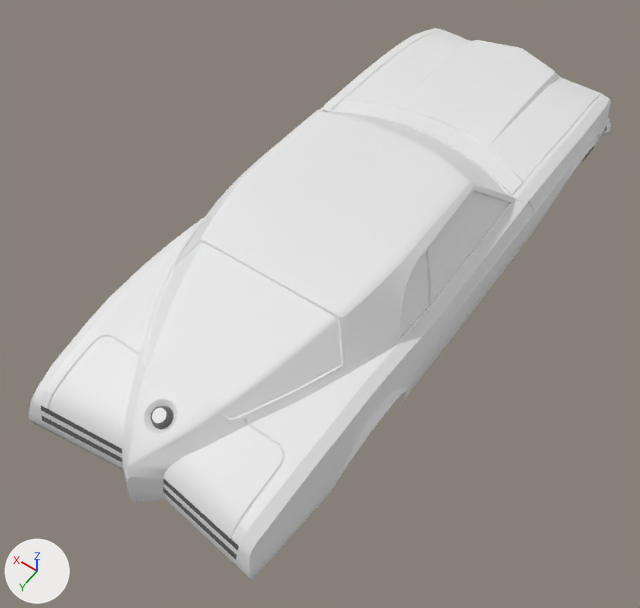
The FBX model Prototype/Assets/Game/V1/Art/Meshes/Vehicles/whiskey_boattail.fbx: old version first, new version second.
Camera for both pictures: a camera (50 mm lens) standing at (-0.261, 0.431, 0.617) and looking at (0.0, 0.065, 0.043). Lighting does not change. The marker at lower left points along +X, +Y and +Z. Where no turn or scale is listed for an object, it has been applied to the vertices. Vertices at the same position are counted once.

Names of what the first picture shows: 'Body_paintable', 'Chrome', 'Details', 'Doors_paintable', 'FrontFender_paintable', 'Hood_paintable', 'RearFender_paintable', 'Roof_unpaintable', 'Trunk_paintable', 'Windows'.
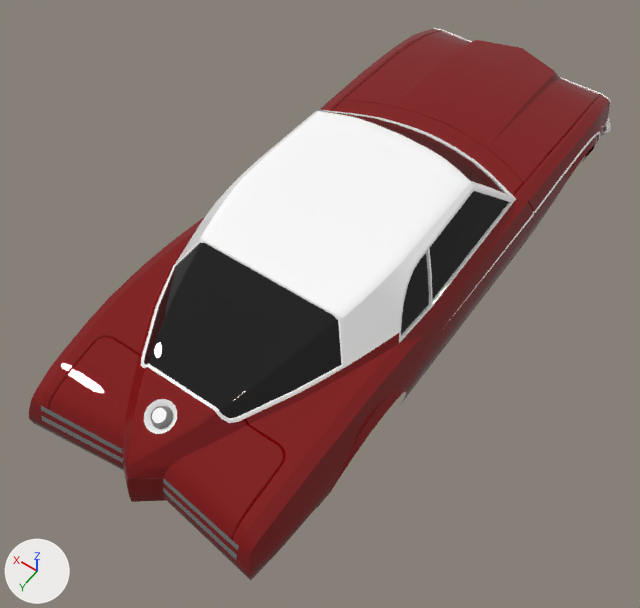
What differs and where, as boxes (x1, y1, x2, y2) in the pictures (640 x 608 px):
'Roof_unpaintable', recoloured: (175, 111, 473, 367) in both
'RearFender_paintable', recoloured (white to red): (29, 217, 533, 580) in both
'Windows', recoloured (white to black): (144, 111, 509, 418) in both
'Trunk_paintable', recoloured (white to red): (49, 337, 284, 538) in both
'Hood_paintable', recoloured (white to red): (344, 31, 600, 183) in both
'FrontFender_paintable', recoloured (white to red): (324, 29, 610, 248) in both
'Doors_paintable', recoloured (grey to red): (320, 107, 533, 362) in both
'Body_paintable', recoloured (white to red): (332, 100, 523, 195) in both
part 1 of me_mesh_001, recoloured: (141, 28, 611, 434) in both

The edits, one by one:
Material 'Paint' (mat_paint) is new.
Its base color is (0.216, 0.0, 0.000629) (red #800002).
Its roughness is 0.0.
Material 'Windows' (mat_windows) is new.
Its base color is (0.0, 0.0, 0.0) (black #000000).
Its roughness is 0.0.
Material 'Unpaintable' (mat_unpaintable) is new.
Its base color is (1.0, 1.0, 1.0) (white #ffffff).
Its roughness is 0.0.
Material 'Chrome' (mat_chrome) is new.
Its base color is (1.0, 1.0, 1.0) (white #ffffff).
Its roughness is 0.0.
me_mesh_007 has 113 vertices, 86 faces and spans x -0.083..0.083, y 0.214..0.284, z 0.082..0.118.
me_mesh_007 no longer uses material mat_lambert18 (white #e7e7e7).
me_mesh_007 now uses material mat_paint (red #800002).
me_mesh_003 has 29 vertices, 18 faces and spans x -0.09..0.09, y -0.126..-0.083, z 0.104..0.107.
me_mesh_003 no longer uses material mat_lambert18 (white #e7e7e7).
me_mesh_003 now uses material mat_paint (red #800002).
me_mesh_006 has 92 vertices, 78 faces and spans x -0.09..0.09, y -0.282..-0.096, z 0.08..0.107.
me_mesh_006 no longer uses material mat_lambert18 (white #e7e7e7).
me_mesh_006 now uses material mat_paint (red #800002).
me_mesh_001 has 569 vertices, 392 faces and spans x -0.108..0.108, y -0.295..0.25, z 0.047..0.145.
me_mesh_001 is used by ob_chrome; location (0.0, 0.0068, 0.0).
me_mesh_001 no longer uses material mat_headlights (light grey #cbcbcb).
me_mesh_001 part 1: all 360 faces that had it switch from mat_lambert18 (white #e7e7e7) to mat_chrome (white #ffffff).
me_mesh_009 has 214 vertices, 174 faces and spans x -0.109..0.109, y -0.281..-0.073, z 0.026..0.104.
me_mesh_009 no longer uses material mat_lambert18 (white #e7e7e7).
me_mesh_009 now uses material mat_paint (red #800002).
me_mesh_008 has 277 vertices, 234 faces and spans x -0.111..0.111, y -0.13..0.287, z 0.02..0.113.
me_mesh_008 no longer uses material mat_lambert18 (white #e7e7e7).
me_mesh_008 now uses material mat_paint (red #800002).
me_mesh has 91 vertices, 75 faces and spans x -0.091..0.091, y -0.053..0.137, z 0.111..0.149.
me_mesh no longer uses material mat_lambert18 (white #e7e7e7).
me_mesh now uses material mat_unpaintable (white #ffffff).
me_mesh_005 has 64 vertices, 46 faces and spans x -0.107..0.107, y -0.094..0.057, z 0.03..0.104.
me_mesh_005 no longer uses material mat_lambert18 (white #e7e7e7).
me_mesh_005 now uses material mat_paint (red #800002).
me_mesh_002 has 145 vertices, 96 faces and spans x -0.092..0.092, y -0.103..0.215, z 0.099..0.142.
me_mesh_002 no longer uses material mat_lambert18 (white #e7e7e7).
me_mesh_002 now uses material mat_windows (black #000000).
